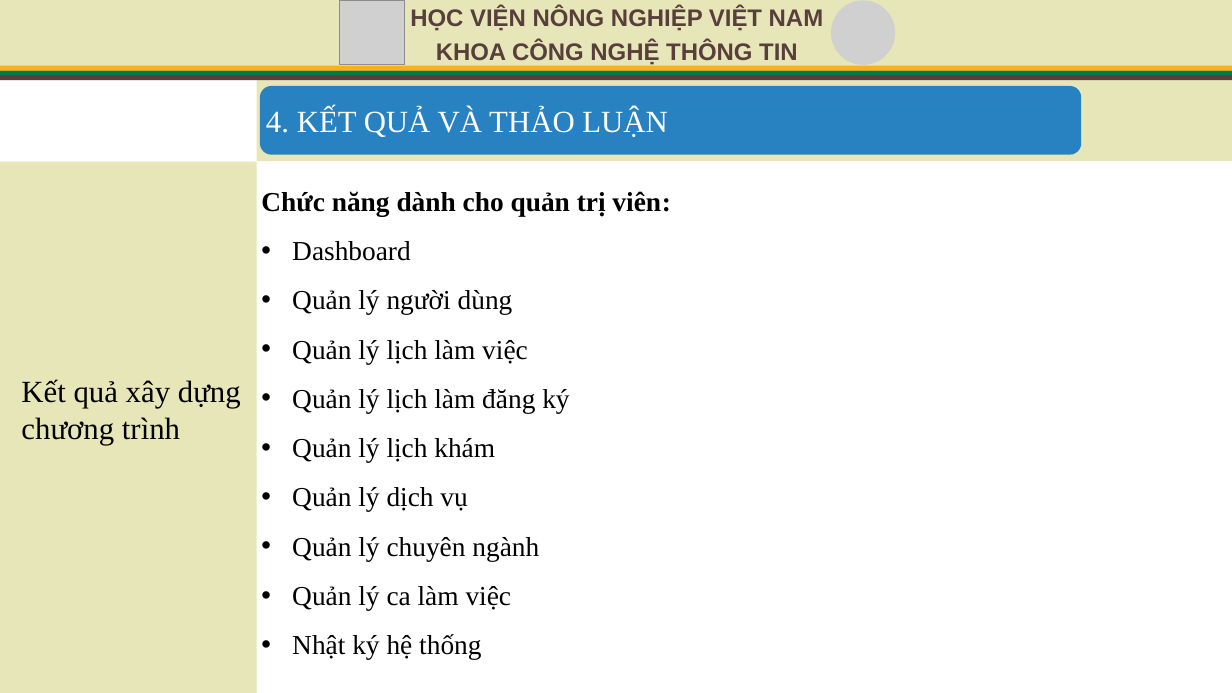
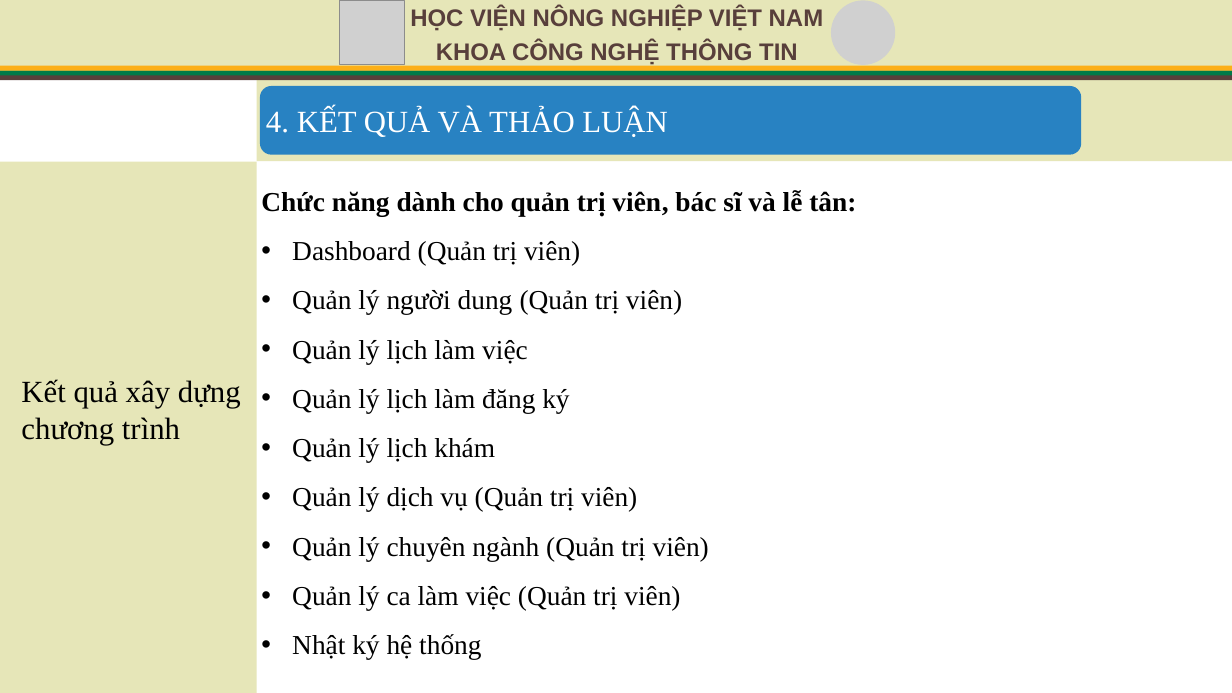
Before and after one commit to HungTran1412/veterinary-clinic-api, a slide deck: slide 30 of VeterinaryClinic.API/wwwroot/Document/TrinhChieu_KLTN.pptx. Drawn at 1232x693 pixels with LibreOffice and Linux fonts; fonts in the diff are those of the drawing; grey boxes stand for pictures. Boxes give left, top, right and bottom in pixels: in the first picture for what was removed or moved away, otherwise in the second. Text is boxed around its words. In the diff, an @@ line names an element or a change of style, - is before the commit and + after.

```diff
--- a/VeterinaryClinic.API/wwwroot/Document/TrinhChieu_KLTN.pptx
+++ b/VeterinaryClinic.API/wwwroot/Document/TrinhChieu_KLTN.pptx
@@ text at <box>261,190,856,314</box>: text changed; bold off @@
-Chức năng dành cho quản trị viên:
-• Dashboard
-• Quản lý người dùng
+Chức năng dành cho quản trị viên, bác sĩ và lễ tân:
+• Dashboard (Quản trị viên)
+• Quản lý người dung (Quản trị viên)
@@ text at <box>292,487,709,610</box>: text changed @@
-• Quản lý dịch vụ
-• Quản lý chuyên ngành
-• Quản lý ca làm việc
+• Quản lý dịch vụ (Quản trị viên)
+• Quản lý chuyên ngành (Quản trị viên)
+• Quản lý ca làm việc (Quản trị viên)
```
Also in this commit, not shown: 1 other slide changed, 2 other files.
